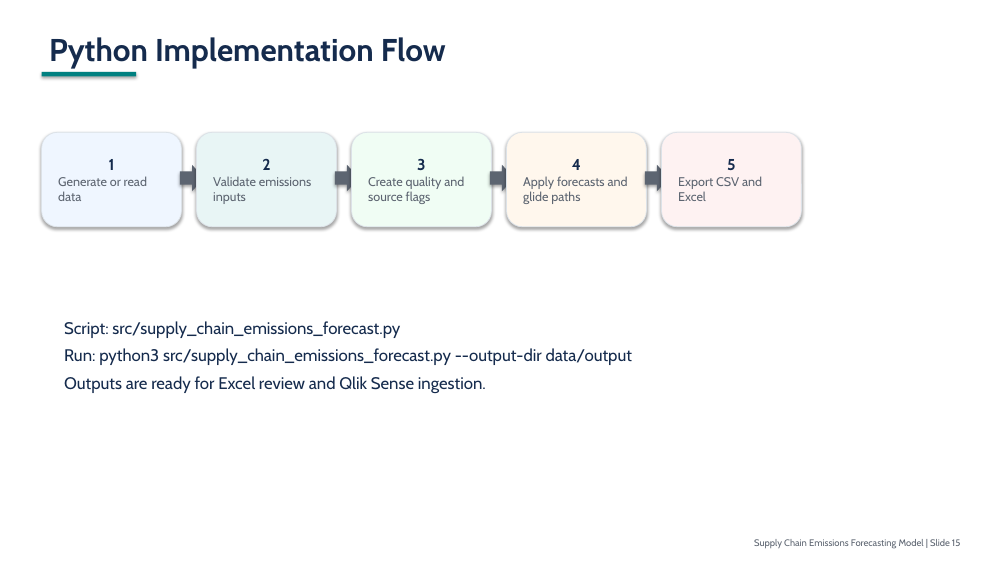
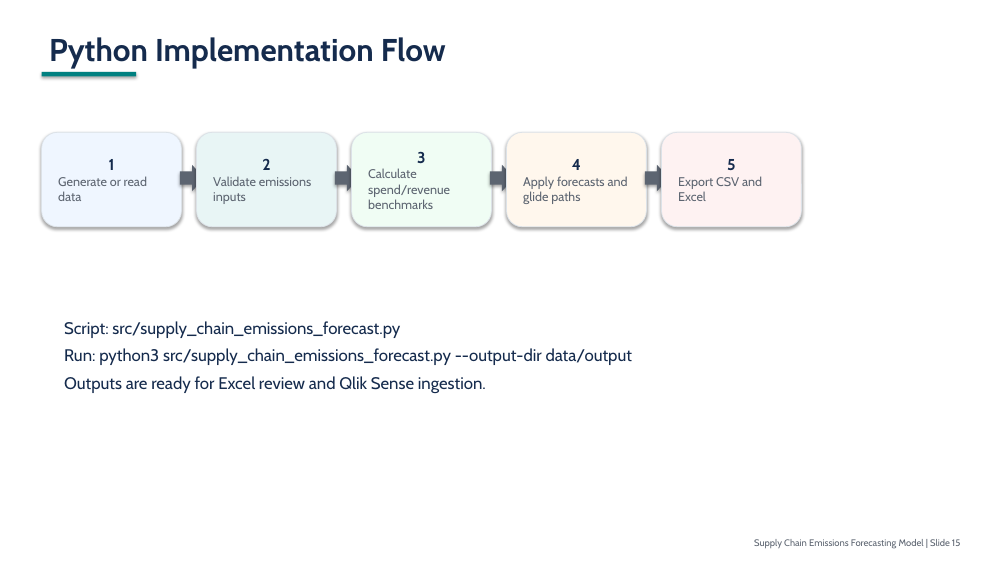
Before and after one commit to rojaraod/FORECAST, a slide deck: slide 15 of docs/supply_chain_emissions_forecasting_20_slide_deck.pptx. Drawn at 1008x567 pixels with LibreOffice and Linux fonts; fonts in the diff are those of the drawing. Boxes give left, top, right and bottom in pixels: in the first picture for what was removed or moved away, otherwise in the second. Text is boxed around its words. In the diff, an @@ line names an element or a change of style, - is before the commit and + after.

```diff
--- a/docs/supply_chain_emissions_forecasting_20_slide_deck.pptx
+++ b/docs/supply_chain_emissions_forecasting_20_slide_deck.pptx
@@ text in rounded rectangle at bbox=[368, 168, 450, 209]: text changed @@
-Create quality and source flags
+Calculate spend/revenue benchmarks
```
Also in this commit, not shown: 5 other slides changed, 9 other files.
